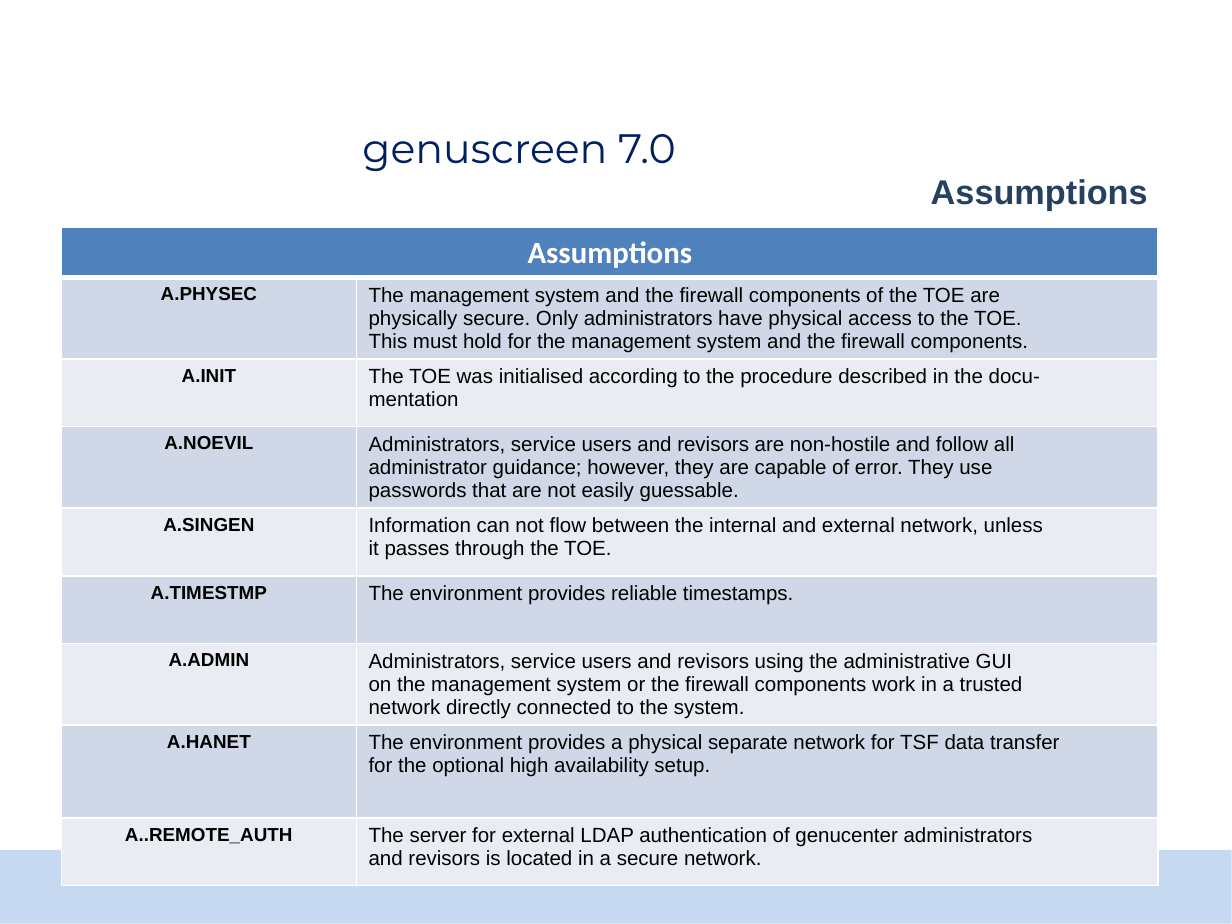
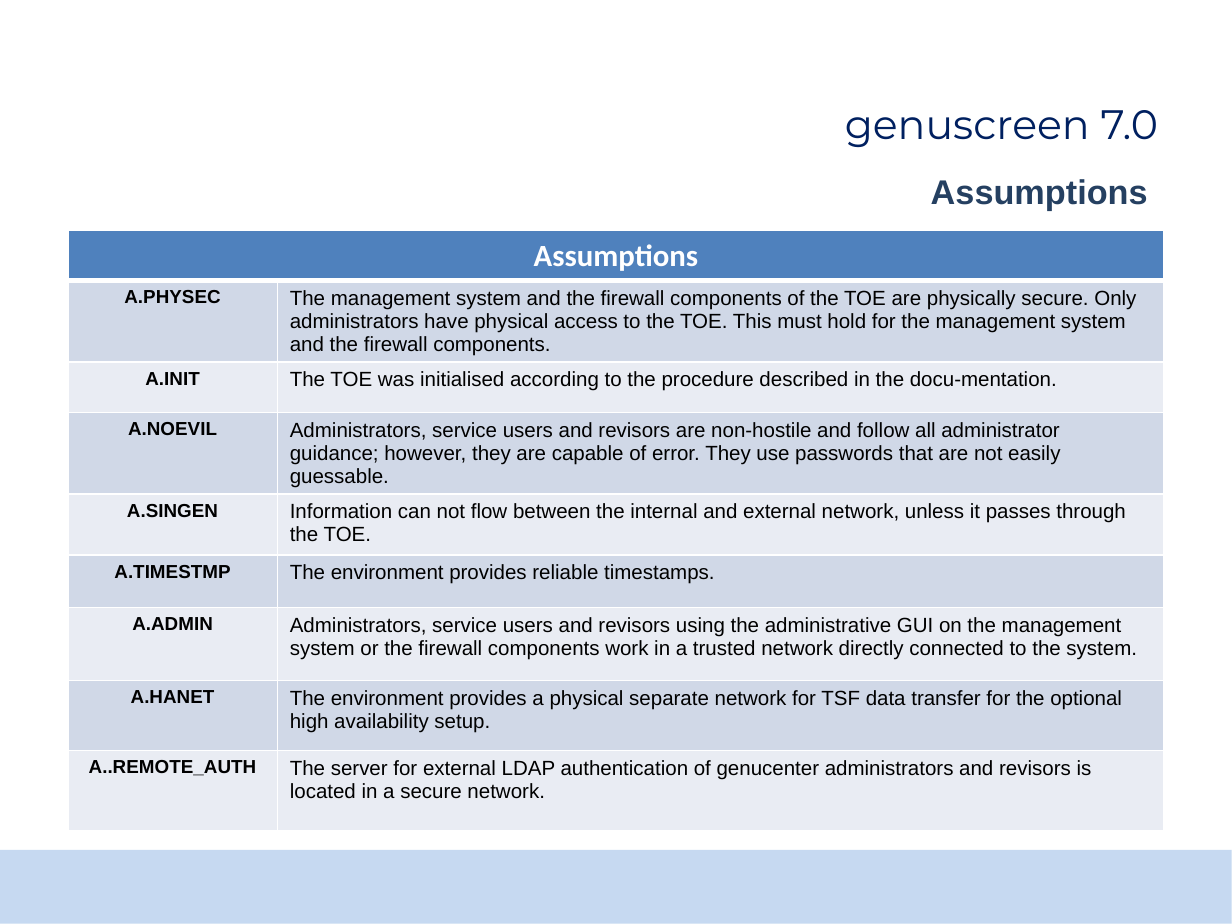
Before and after one commit to TomasMadeja/pv204_Team_Project_Supercalifragilisticexpialidocious, a slide deck: slide 12 of certificate_analysis/pv204_project_report.pptx. Drawn at 1232x924 pixels with LibreOffice and Linux fonts; fonts in the diff are those of the drawing; background and template pictures are left out. Boxes give left, top, right and bottom in pixels: in the first picture for what was removed or moved away, otherwise in the second. Text is boxed around its words. In the diff, an @@ line names an element or a change of style, - is before the commit and + after.

```diff
--- a/certificate_analysis/pv204_project_report.pptx
+++ b/certificate_analysis/pv204_project_report.pptx
@@ text "genuscreen 7.0": place and size @@
-text "genuscreen 7.0" at [362, 134, 675, 171]
+text "genuscreen 7.0" at [845, 110, 1158, 147]
@@ text "genuscreen 7.0" at [845, 110, 1158, 147]: alignment left to right @@
@@ table at [68, 230, 1164, 827] @@
-row 2, column 2: The management system and the firewall components of the TOE are / physically secure. Only administrators have physical access to the TOE. / This must hold for the management system and the firewall components.
+row 2, column 2: The management system and the firewall components of the TOE are physically secure. Only administrators have physical access to the TOE. This must hold for the management system and the firewall components.
-row 3, column 2: The TOE was initialised according to the procedure described in the docu- / mentation
+row 3, column 2: The TOE was initialised according to the procedure described in the docu-mentation.
-row 4, column 2: Administrators, service users and revisors are non-hostile and follow all / administrator guidance; however, they are capable of error. They use / passwords that are not easily guessable.
+row 4, column 2: Administrators, service users and revisors are non-hostile and follow all administrator guidance; however, they are capable of error. They use passwords that are not easily guessable.
-row 5, column 2: Information can not flow between the internal and external network, unless / it passes through the TOE.
+row 5, column 2: Information can not flow between the internal and external network, unless it passes through the TOE.
-row 7, column 2: Administrators, service users and revisors using the administrative GUI / on the management system or the firewall components work in a trusted / network directly connected to the system.
+row 7, column 2: Administrators, service users and revisors using the administrative GUI on the management system or the firewall components work in a trusted network directly connected to the system.
-row 8, column 2: The environment provides a physical separate network for TSF data transfer / for the optional high availability setup.
+row 8, column 2: The environment provides a physical separate network for TSF data transfer for the optional high availability setup.
-row 9, column 2: The server for external LDAP authentication of genucenter administrators / and revisors is located in a secure network.
+row 9, column 2: The server for external LDAP authentication of genucenter administrators and revisors is located in a secure network.
@@ borders changed @@
@@ table: place and size @@
-table at [62, 228, 1158, 870]
+table at [68, 230, 1164, 827]
```
Also in this commit, not shown: 12 other slides changed, 2 other files.
